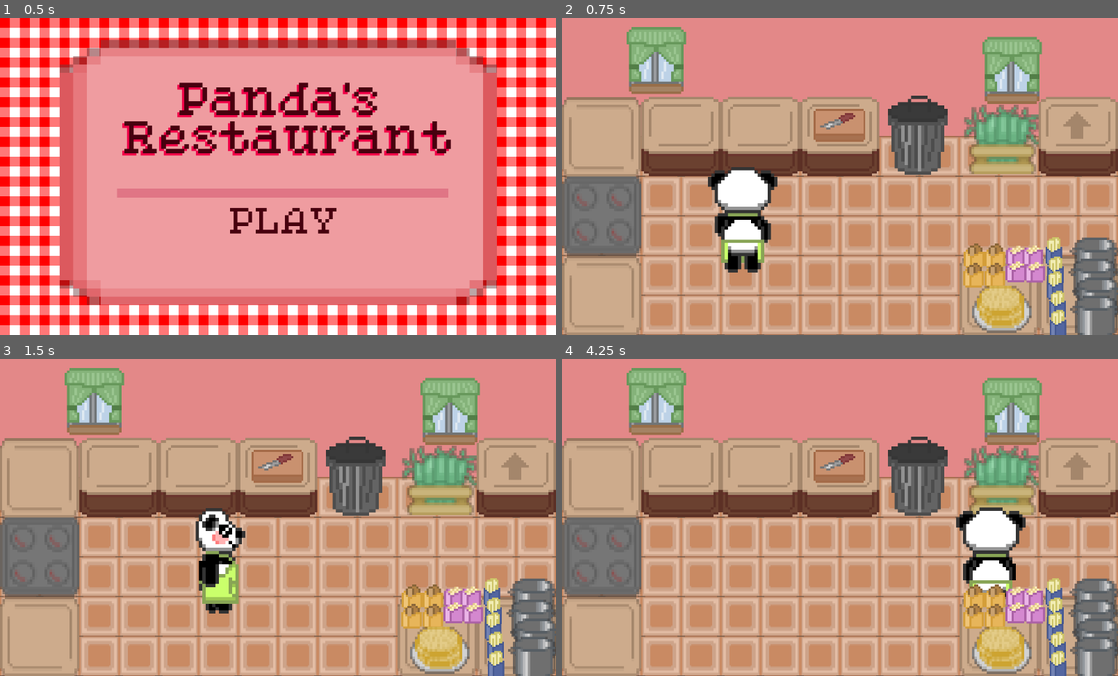
Above: before the commit, frames 1-4 (two rows, left to right).
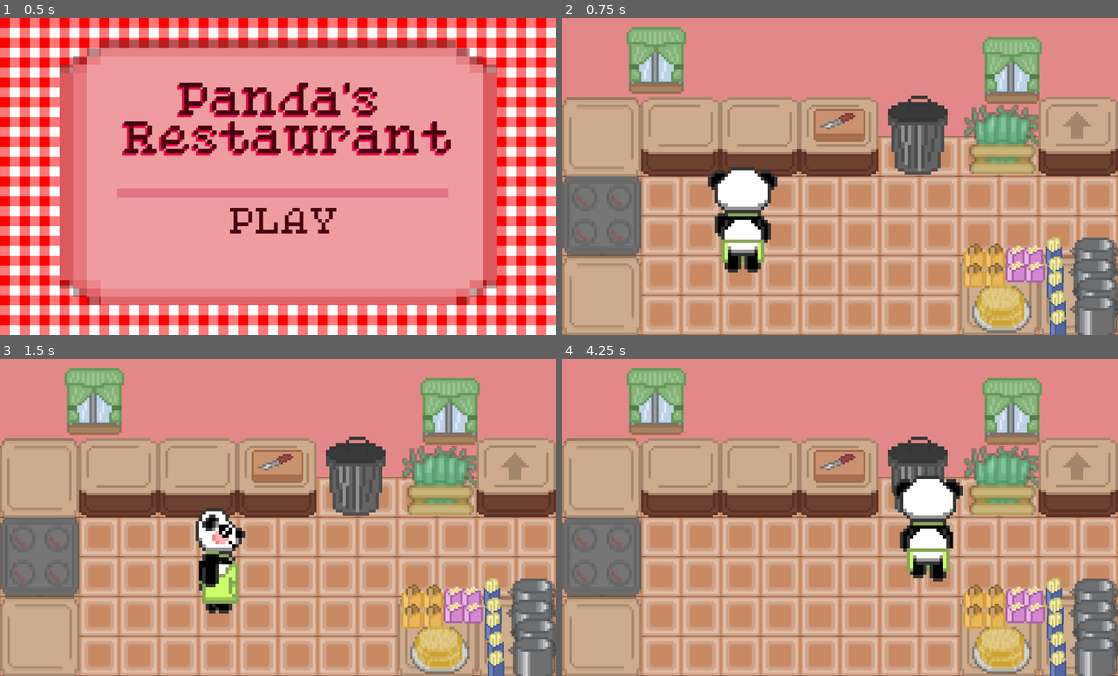
Above: after the commit, the same moments.

Repository: Paulina0612/Pandas_Restaurant
Game: Godot game, scene res://Scenes/Menu.tscn
Same seed, same stepped clock (60 frames per second), same inputs: the game is played once before the commit and once after it.
Inputs:
- Up to frame 1 (0.5 s): no input
- Up to frame 2 (0.75 s): click "PLAY" at 0.5 s
- Up to frame 3 (1.5 s): tap Enter at 1.25 s; hold Right (ui_right) from 1.28 s (still down)
- Up to frame 4 (4.25 s): release Right (ui_right) at 2.03 s; hold Down (ui_down) 2.03-2.78 s; hold Right (ui_right) 2.78-3.53 s; hold Up (ui_up) from 3.53 s (still down)

Frame 1 is identical in both runs. In frame 2, 0.6% of the frame differs, in the area x 14-58%, y 24-51%; in frame 3, 0.7%; in frame 4, 5.9%, in the area x 14-84%, y 24-76%.

Commit message:
Collisions added.

Diff:
--- a/Scenes/Bamboo_Chest.tscn
+++ b/Scenes/Bamboo_Chest.tscn
@@ -1,10 +1,17 @@
-[gd_scene load_steps=2 format=3 uid="uid://dmhe0k0urhbmr"]
+[gd_scene load_steps=3 format=3 uid="uid://dmhe0k0urhbmr"]
 
 [ext_resource type="Texture2D" uid="uid://dm4ltfuj5umdj" path="res://Assets/food/bamboo_chest.png" id="1_yi777"]
 
-[node name="BambooChest" type="Node2D"]
+[sub_resource type="RectangleShape2D" id="RectangleShape2D_yi777"]
+size = Vector2(128, 54)
+
+[node name="BambooChest" type="StaticBody2D"]
 
 [node name="Sprite2D" type="Sprite2D" parent="."]
 texture_filter = 1
 scale = Vector2(6, 6)
 texture = ExtResource("1_yi777")
+
+[node name="CollisionShape2D" type="CollisionShape2D" parent="."]
+position = Vector2(2, -28)
+shape = SubResource("RectangleShape2D_yi777")
--- a/Scenes/Countertop_For_Orders.tscn
+++ b/Scenes/Countertop_For_Orders.tscn
@@ -1,10 +1,17 @@
-[gd_scene load_steps=2 format=3 uid="uid://tmf2nn0tn4mp"]
+[gd_scene load_steps=3 format=3 uid="uid://tmf2nn0tn4mp"]
 
 [ext_resource type="Texture2D" uid="uid://dqi1tthvayxs3" path="res://Assets/kitchen/countertop_for_orders.png" id="1_qs814"]
 
-[node name="CountertopForOrders" type="Node2D"]
+[sub_resource type="RectangleShape2D" id="RectangleShape2D_qs814"]
+size = Vector2(190, 59)
+
+[node name="CountertopForOrders" type="StaticBody2D"]
 
 [node name="Sprite2D" type="Sprite2D" parent="."]
 texture_filter = 1
 scale = Vector2(6, 6)
 texture = ExtResource("1_qs814")
+
+[node name="CollisionShape2D" type="CollisionShape2D" parent="."]
+position = Vector2(0, -30.5)
+shape = SubResource("RectangleShape2D_qs814")
--- a/Scenes/Empty_Countertop.tscn
+++ b/Scenes/Empty_Countertop.tscn
@@ -1,11 +1,18 @@
-[gd_scene load_steps=2 format=3 uid="uid://nu467ahxb11x"]
+[gd_scene load_steps=3 format=3 uid="uid://nu467ahxb11x"]
 
 [ext_resource type="Texture2D" uid="uid://cco1igeexjay5" path="res://Assets/kitchen/countertop.png" id="1_dpeyl"]
 
-[node name="EmptyCountertop" type="Node2D"]
+[sub_resource type="RectangleShape2D" id="RectangleShape2D_2rvn8"]
+size = Vector2(190, 51.5)
+
+[node name="EmptyCountertop" type="StaticBody2D"]
 
 [node name="Contertop" type="Sprite2D" parent="."]
 texture_filter = 1
-position = Vector2(96, 96)
+position = Vector2(-2, 2)
 scale = Vector2(6, 6)
 texture = ExtResource("1_dpeyl")
+
+[node name="CollisionShape2D" type="CollisionShape2D" parent="."]
+position = Vector2(1, -25.75)
+shape = SubResource("RectangleShape2D_2rvn8")
--- a/Scenes/Empty_Countertop_Top.tscn
+++ b/Scenes/Empty_Countertop_Top.tscn
@@ -1,10 +1,17 @@
-[gd_scene load_steps=2 format=3 uid="uid://tclfbiuo6v3o"]
+[gd_scene load_steps=3 format=3 uid="uid://tclfbiuo6v3o"]
 
 [ext_resource type="Texture2D" uid="uid://bqnbqw188i6fj" path="res://Assets/kitchen/countertop_2.png" id="1_kfowd"]
 
-[node name="EmptyCountertopTop" type="Node2D"]
+[sub_resource type="RectangleShape2D" id="RectangleShape2D_kfowd"]
+size = Vector2(191, 152)
+
+[node name="EmptyCountertopTop" type="StaticBody2D"]
 
 [node name="Sprite2D" type="Sprite2D" parent="."]
 texture_filter = 1
 scale = Vector2(6, 6)
 texture = ExtResource("1_kfowd")
+
+[node name="CollisionShape2D" type="CollisionShape2D" parent="."]
+position = Vector2(-0.5, 20)
+shape = SubResource("RectangleShape2D_kfowd")
--- a/Scenes/Level.tscn
+++ b/Scenes/Level.tscn
@@ -69,16 +69,16 @@
 offset_bottom = 40.0
 
 [node name="EmptyCountertop3" parent="Middle/Countertops" instance=ExtResource("4_ienac")]
-position = Vector2(383, 191)
+position = Vector2(480, 286)
 
 [node name="CountertopForOrders" parent="Middle/Countertops" instance=ExtResource("8_5rrr5")]
 position = Vector2(1248, 287)
 
 [node name="EmptyCountertop" parent="Middle/Countertops" instance=ExtResource("4_ienac")]
-position = Vector2(575, 191)
+position = Vector2(671, 286)
 
 [node name="EmptyCountertop2" parent="Middle/Countertops" instance=ExtResource("4_ienac")]
-position = Vector2(192, 191)
+position = Vector2(289, 286)
 
 [node name="EmptyCountertopTop" parent="Middle/Countertops" instance=ExtResource("5_5rrr5")]
 position = Vector2(95, 288)
@@ -196,3 +196,8 @@
 
 [node name="PlateWithTortillas" parent="Foreground/FoodAndPots" instance=ExtResource("16_gs5q7")]
 position = Vector2(1063, 706)
+
+[node name="Area2D" type="StaticBody2D" parent="."]
+
+[node name="CollisionPolygon2D" type="CollisionPolygon2D" parent="Area2D"]
+polygon = PackedVector2Array(0, 0, -2, 769, 1346, 769, 1344, 0, 1404, -90, 1399, 845, -73, 833, -71, -85, 1406, -90, 1348, -2)
--- a/Scenes/Oven.tscn
+++ b/Scenes/Oven.tscn
@@ -1,10 +1,17 @@
-[gd_scene load_steps=2 format=3 uid="uid://b81lvjkm3sckx"]
+[gd_scene load_steps=3 format=3 uid="uid://b81lvjkm3sckx"]
 
 [ext_resource type="Texture2D" uid="uid://j2qastryc4n6" path="res://Assets/kitchen/oven.png" id="1_wr84x"]
 
-[node name="Oven" type="Node2D"]
+[sub_resource type="RectangleShape2D" id="RectangleShape2D_wr84x"]
+size = Vector2(191, 183)
+
+[node name="Oven" type="StaticBody2D"]
 
 [node name="Sprite2D" type="Sprite2D" parent="."]
 texture_filter = 1
 scale = Vector2(6, 6)
 texture = ExtResource("1_wr84x")
+
+[node name="CollisionShape2D" type="CollisionShape2D" parent="."]
+position = Vector2(-0.5, -1.5)
+shape = SubResource("RectangleShape2D_wr84x")
--- a/Scenes/Player.tscn
+++ b/Scenes/Player.tscn
@@ -122,353 +122,11 @@
 "speed": 5.0
 }]
 
-[sub_resource type="Animation" id="Animation_5ixxa"]
-length = 0.001
-tracks/0/type = "value"
-tracks/0/imported = false
-tracks/0/enabled = true
-tracks/0/path = NodePath(".:texture")
-tracks/0/interp = 1
-tracks/0/loop_wrap = true
-tracks/0/keys = {
-"times": PackedFloat32Array(0),
-"transitions": PackedFloat32Array(1),
-"update": 1,
-"values": [ExtResource("1_kyqiw")]
-}
+[sub_resource type="CapsuleShape2D" id="CapsuleShape2D_ulo2v"]
+radius = 76.0
+height = 156.0
 
-[sub_resource type="Animation" id="Animation_dewec"]
-resource_name = "new_animation"
-length = 0.4
-loop_mode = 1
-tracks/0/type = "value"
-tracks/0/imported = false
-tracks/0/enabled = true
-tracks/0/path = NodePath(".:texture")
-tracks/0/interp = 1
-tracks/0/loop_wrap = true
-tracks/0/keys = {
-"times": PackedFloat32Array(0, 0.2),
-"transitions": PackedFloat32Array(1, 1),
-"update": 1,
-"values": [ExtResource("1_kyqiw"), ExtResource("2_gntrk")]
-}
-
-[sub_resource type="AnimationLibrary" id="AnimationLibrary_nn08x"]
-_data = {
-&"RESET": SubResource("Animation_5ixxa"),
-&"new_animation": SubResource("Animation_dewec")
-}
-
-[sub_resource type="Animation" id="Animation_1e7my"]
-length = 0.001
-tracks/0/type = "value"
-tracks/0/imported = false
-tracks/0/enabled = true
-tracks/0/path = NodePath(".:texture")
-tracks/0/interp = 1
-tracks/0/loop_wrap = true
-tracks/0/keys = {
-"times": PackedFloat32Array(0),
-"transitions": PackedFloat32Array(1),
-"update": 1,
-"values": [ExtResource("1_kyqiw")]
-}
-
-[sub_resource type="Animation" id="Animation_o3h8g"]
-resource_name = "new_animation"
-length = 0.4
-loop_mode = 1
-tracks/0/type = "value"
-tracks/0/imported = false
-tracks/0/enabled = true
-tracks/0/path = NodePath(".:texture")
-tracks/0/interp = 1
-tracks/0/loop_wrap = true
-tracks/0/keys = {
-"times": PackedFloat32Array(0, 0.2),
-"transitions": PackedFloat32Array(1, 1),
-"update": 1,
-"values": [ExtResource("4_megsn"), ExtResource("5_yoq75")]
-}
-
-[sub_resource type="AnimationLibrary" id="AnimationLibrary_arntx"]
-_data = {
-&"RESET": SubResource("Animation_1e7my"),
-&"new_animation": SubResource("Animation_o3h8g")
-}
-
-[sub_resource type="Animation" id="Animation_ulo2v"]
-length = 0.001
-tracks/0/type = "value"
-tracks/0/imported = false
-tracks/0/enabled = true
-tracks/0/path = NodePath(".:texture")
-tracks/0/interp = 1
-tracks/0/loop_wrap = true
-tracks/0/keys = {
-"times": PackedFloat32Array(0),
-"transitions": PackedFloat32Array(1),
-"update": 1,
-"values": [ExtResource("5_yoq75")]
-}
-
-[sub_resource type="Animation" id="Animation_lslt6"]
-resource_name = "new_animation"
-length = 0.4
-loop_mode = 1
-tracks/0/type = "value"
-tracks/0/imported = false
-tracks/0/enabled = true
-tracks/0/path = NodePath(".:texture")
-tracks/0/interp = 1
-tracks/0/loop_wrap = true
-tracks/0/keys = {
-"times": PackedFloat32Array(0, 0.2),
-"transitions": PackedFloat32Array(1, 1),
-"update": 1,
-"values": [ExtResource("6_ksbbd"), ExtResource("7_glx4g")]
-}
-
-[sub_resource type="AnimationLibrary" id="AnimationLibrary_1iu4k"]
-_data = {
-&"RESET": SubResource("Animation_ulo2v"),
-&"new_animation": SubResource("Animation_lslt6")
-}
-
-[sub_resource type="Animation" id="Animation_5v66d"]
-length = 0.001
-tracks/0/type = "value"
-tracks/0/imported = false
-tracks/0/enabled = true
-tracks/0/path = NodePath(".:texture")
-tracks/0/interp = 1
-tracks/0/loop_wrap = true
-tracks/0/keys = {
-"times": PackedFloat32Array(0),
-"transitions": PackedFloat32Array(1),
-"update": 1,
-"values": [ExtResource("7_glx4g")]
-}
-
-[sub_resource type="Animation" id="Animation_m0x7a"]
-resource_name = "new_animation"
-length = 0.4
-loop_mode = 1
-tracks/0/type = "value"
-tracks/0/imported = false
-tracks/0/enabled = true
-tracks/0/path = NodePath(".:texture")
-tracks/0/interp = 1
-tracks/0/loop_wrap = true
-tracks/0/keys = {
-"times": PackedFloat32Array(0, 0.2),
-"transitions": PackedFloat32Array(1, 1),
-"update": 1,
-"values": [ExtResource("1_bhhdu"), ExtResource("8_miouo")]
-}
-
-[sub_resource type="AnimationLibrary" id="AnimationLibrary_x63xi"]
-_data = {
-&"RESET": SubResource("Animation_5v66d"),
-&"new_animation": SubResource("Animation_m0x7a")
-}
-
-[sub_resource type="Animation" id="Animation_qidb7"]
-length = 0.001
-tracks/0/type = "value"
-tracks/0/imported = false
-tracks/0/enabled = true
-tracks/0/path = NodePath(".:texture")
-tracks/0/interp = 1
-tracks/0/loop_wrap = true
-tracks/0/keys = {
-"times": PackedFloat32Array(0),
-"transitions": PackedFloat32Array(1),
-"update": 1,
-"values": [ExtResource("1_bhhdu")]
-}
-
-[sub_resource type="Animation" id="Animation_i2e8t"]
-resource_name = "new_animation"
-length = 0.4
-loop_mode = 1
-tracks/0/type = "value"
-tracks/0/imported = false
-tracks/0/enabled = true
-tracks/0/path = NodePath(".:texture")
-tracks/0/interp = 1
-tracks/0/loop_wrap = true
-tracks/0/keys = {
-"times": PackedFloat32Array(0, 0.2),
-"transitions": PackedFloat32Array(1, 1),
-"update": 1,
-"values": [ExtResource("9_glx4g"), ExtResource("10_miouo")]
-}
-
-[sub_resource type="AnimationLibrary" id="AnimationLibrary_70hv0"]
-_data = {
-&"RESET": SubResource("Animation_qidb7"),
-&"new_animation": SubResource("Animation_i2e8t")
-}
-
-[sub_resource type="Animation" id="Animation_u7x0b"]
-length = 0.001
-tracks/0/type = "value"
-tracks/0/imported = false
-tracks/0/enabled = true
-tracks/0/path = NodePath(".:texture")
-tracks/0/interp = 1
-tracks/0/loop_wrap = true
-tracks/0/keys = {
-"times": PackedFloat32Array(0),
-"transitions": PackedFloat32Array(1),
-"update": 1,
-"values": [ExtResource("1_bhhdu")]
-}
-
-[sub_resource type="Animation" id="Animation_8flut"]
-resource_name = "new_animation"
-length = 0.4
-loop_mode = 1
-tracks/0/type = "value"
-tracks/0/imported = false
-tracks/0/enabled = true
-tracks/0/path = NodePath(".:texture")
-tracks/0/interp = 1
-tracks/0/loop_wrap = true
-tracks/0/keys = {
-"times": PackedFloat32Array(0, 0.2),
-"transitions": PackedFloat32Array(1, 1),
-"update": 1,
-"values": [ExtResource("11_o3h8g"), ExtResource("12_1e7my")]
-}
-
-[sub_resource type="AnimationLibrary" id="AnimationLibrary_utwlt"]
-_data = {
-&"RESET": SubResource("Animation_u7x0b"),
-&"new_animation": SubResource("Animation_8flut")
-}
-
-[sub_resource type="Animation" id="Animation_bhhdu"]
-length = 0.001
-tracks/0/type = "value"
-tracks/0/imported = false
-tracks/0/enabled = true
-tracks/0/path = NodePath(".:texture")
-tracks/0/interp = 1
-tracks/0/loop_wrap = true
-tracks/0/keys = {
-"times": PackedFloat32Array(0),
-"transitions": PackedFloat32Array(1),
-"update": 1,
-"values": [ExtResource("1_bhhdu")]
-}
-
-[sub_resource type="Animation" id="Animation_kih0c"]
-resource_name = "new_animation"
-length = 0.4
-loop_mode = 1
-tracks/0/type = "value"
-tracks/0/imported = false
-tracks/0/enabled = true
-tracks/0/path = NodePath(".:texture")
-tracks/0/interp = 1
-tracks/0/loop_wrap = true
-tracks/0/keys = {
-"times": PackedFloat32Array(0, 0.2),
-"transitions": PackedFloat32Array(1, 1),
-"update": 1,
-"values": [ExtResource("13_o3h8g"), ExtResource("14_1e7my")]
-}
-
-[sub_resource type="AnimationLibrary" id="AnimationLibrary_lyrkg"]
-_data = {
-&"RESET": SubResource("Animation_bhhdu"),
-&"new_animation": SubResource("Animation_kih0c")
-}
-
-[sub_resource type="Animation" id="Animation_megsn"]
-length = 0.001
-tracks/0/type = "value"
-tracks/0/imported = false
-tracks/0/enabled = true
-tracks/0/path = NodePath(".:texture")
-tracks/0/interp = 1
-tracks/0/loop_wrap = true
-tracks/0/keys = {
-"times": PackedFloat32Array(0),
-"transitions": PackedFloat32Array(1),
-"update": 1,
-"values": [ExtResource("1_bhhdu")]
-}
-
-[sub_resource type="Animation" id="Animation_c43xd"]
-resource_name = "new_animation"
-length = 0.4
-loop_mode = 1
-tracks/0/type = "value"
-tracks/0/imported = false
-tracks/0/enabled = true
-tracks/0/path = NodePath(".:texture")
-tracks/0/interp = 1
-tracks/0/loop_wrap = true
-tracks/0/keys = {
-"times": PackedFloat32Array(0, 0.2),
-"transitions": PackedFloat32Array(1, 1),
-"update": 1,
-"values": [ExtResource("15_arntx"), ExtResource("16_lslt6")]
-}
-
-[sub_resource type="AnimationLibrary" id="AnimationLibrary_avx33"]
-_data = {
-&"RESET": SubResource("Animation_megsn"),
-&"new_animation": SubResource("Animation_c43xd")
-}
-
-[sub_resource type="Animation" id="Animation_yoq75"]
-length = 0.001
-tracks/0/type = "value"
-tracks/0/imported = false
-tracks/0/enabled = true
-tracks/0/path = NodePath(".:texture")
-tracks/0/interp = 1
-tracks/0/loop_wrap = true
-tracks/0/keys = {
-"times": PackedFloat32Array(0),
-"transitions": PackedFloat32Array(1),
-"update": 1,
-"values": [ExtResource("1_bhhdu")]
-}
-
-[sub_resource type="Animation" id="Animation_rxg2u"]
-resource_name = "new_animation"
-length = 0.6
-loop_mode = 1
-tracks/0/type = "value"
-tracks/0/imported = false
-tracks/0/enabled = true
-tracks/0/path = NodePath(".:texture")
-tracks/0/interp = 1
-tracks/0/loop_wrap = true
-tracks/0/keys = {
-"times": PackedFloat32Array(0, 0.3),
-"transitions": PackedFloat32Array(1, 1),
-"update": 1,
-"values": [ExtResource("17_ulo2v"), ExtResource("18_1iu4k")]
-}
-
-[sub_resource type="AnimationLibrary" id="AnimationLibrary_xixlo"]
-_data = {
-&"RESET": SubResource("Animation_yoq75"),
-&"new_animation": SubResource("Animation_rxg2u")
-}
-
-[sub_resource type="CapsuleShape2D" id="CapsuleShape2D_ulo2v"]
-radius = 41.5
-height = 252.0
-
-[node name="Player" type="Area2D"]
+[node name="Player" type="CharacterBody2D"]
 script = ExtResource("1_1iu4k")
 
 [node name="AnimatedSprite2D" type="AnimatedSprite2D" parent="."]
@@ -478,51 +136,6 @@
 sprite_frames = SubResource("SpriteFrames_1iu4k")
 animation = &"cutting"
 
-[node name="Walk_Down" type="AnimationPlayer" parent="AnimatedSprite2D"]
-libraries = {
-&"": SubResource("AnimationLibrary_nn08x")
-}
-
-[node name="Walk_Up" type="AnimationPlayer" parent="AnimatedSprite2D"]
-libraries = {
-&"": SubResource("AnimationLibrary_arntx")
-}
-
-[node name="Walk_Right" type="AnimationPlayer" parent="AnimatedSprite2D"]
-libraries = {
-&"": SubResource("AnimationLibrary_1iu4k")
-}
-
-[node name="Walk_Left" type="AnimationPlayer" parent="AnimatedSprite2D"]
-libraries = {
-&"": SubResource("AnimationLibrary_x63xi")
-}
-
-[node name="Walk_Carrying_Down" type="AnimationPlayer" parent="AnimatedSprite2D"]
-libraries = {
-&"": SubResource("AnimationLibrary_70hv0")
-}
-
-[node name="Walk_Carrying_Up" type="AnimationPlayer" parent="AnimatedSprite2D"]
-libraries = {
-&"": SubResource("AnimationLibrary_utwlt")
-}
-
-[node name="Walk_Carrying_Right" type="AnimationPlayer" parent="AnimatedSprite2D"]
-libraries = {
-&"": SubResource("AnimationLibrary_lyrkg")
-}
-
-[node name="Walk_Carrying_Left" type="AnimationPlayer" parent="AnimatedSprite2D"]
-libraries = {
-&"": SubResource("AnimationLibrary_avx33")
-}
-
-[node name="Cutting" type="AnimationPlayer" parent="AnimatedSprite2D"]
-libraries = {
-&"": SubResource("AnimationLibrary_xixlo")
-}
-
 [node name="CollisionShape2D" type="CollisionShape2D" parent="."]
-position = Vector2(6, 0)
+position = Vector2(1, 0)
 shape = SubResource("CapsuleShape2D_ulo2v")
--- a/Scenes/Trash_can.tscn
+++ b/Scenes/Trash_can.tscn
@@ -1,10 +1,17 @@
-[gd_scene load_steps=2 format=3 uid="uid://d0qs303yx8juo"]
+[gd_scene load_steps=3 format=3 uid="uid://d0qs303yx8juo"]
 
 [ext_resource type="Texture2D" uid="uid://dee67wldutmw3" path="res://Assets/kitchen/trash_can.png" id="1_fcl2b"]
 
-[node name="TrashCan" type="Node2D"]
+[sub_resource type="RectangleShape2D" id="RectangleShape2D_fcl2b"]
+size = Vector2(118, 80)
+
+[node name="TrashCan" type="StaticBody2D"]
 
 [node name="Sprite2D" type="Sprite2D" parent="."]
 texture_filter = 1
 scale = Vector2(8, 8)
 texture = ExtResource("1_fcl2b")
+
+[node name="CollisionShape2D" type="CollisionShape2D" parent="."]
+position = Vector2(-3, -41)
+shape = SubResource("RectangleShape2D_fcl2b")
--- a/Scenes/player.gd
+++ b/Scenes/player.gd
@@ -1,4 +1,4 @@
-extends Area2D
+extends CharacterBody2D
 
 @export var speed = 400 # How fast the player will move (pixels/sec).
 var screen_size # Size of the game window.
@@ -11,46 +11,48 @@
 
 
 # Called every frame. 'delta' is the elapsed time since the previous frame.
-func _process(delta):
+func _process(_delta):
 	check_if_cutting()
 
 	if !if_cutting:
-		var velocity = Vector2.ZERO # The player's movement vector.
+		var panda_velocity = Vector2.ZERO # The player's movement vector.
 		if Input.is_action_pressed("ui_right"):
-			velocity.x += 1
+			panda_velocity.x += 1
 		if Input.is_action_pressed("ui_left"):
-			velocity.x -= 1
+			panda_velocity.x -= 1
 		if Input.is_action_pressed("ui_down"):
-			velocity.y += 1
+			panda_velocity.y += 1
 		if Input.is_action_pressed("ui_up"):
-			velocity.y -= 1
+			panda_velocity.y -= 1
 
-		if velocity.length() > 0:
-			velocity = velocity.normalized() * speed
+		if panda_velocity.length() > 0:
+			panda_velocity = panda_velocity.normalized() * speed
 			$AnimatedSprite2D.play()
 		else:
 			$AnimatedSprite2D.stop()
 
-		position += velocity * delta
-		position = position.clamp(Vector2.ZERO, screen_size)
+		#position += panda_velocity * delta
+		#position = position.clamp(Vector2.ZERO, screen_size)
+		velocity=panda_velocity
+		move_and_slide()
 
 		if !if_carrying:
-			if velocity.x > 0:
+			if panda_velocity.x > 0:
 				$AnimatedSprite2D.animation = "walk_right"
-			elif velocity.x < 0:
+			elif panda_velocity.x < 0:
 				$AnimatedSprite2D.animation = "walk_left"
-			elif velocity.y < 0:
+			elif panda_velocity.y < 0:
 				$AnimatedSprite2D.animation = "walk_up"
-			elif velocity.y > 0:
+			elif panda_velocity.y > 0:
 				$AnimatedSprite2D.animation = "walk_down"
 		else:
-			if velocity.x > 0:
+			if panda_velocity.x > 0:
 				$AnimatedSprite2D.animation = "walk_right_carrying"
-			elif velocity.x < 0:
+			elif panda_velocity.x < 0:
 				$AnimatedSprite2D.animation = "walk_left_carrying"
-			elif velocity.y < 0:
+			elif panda_velocity.y < 0:
 				$AnimatedSprite2D.animation = "walk_up_carrying"
-			elif velocity.y > 0:
+			elif panda_velocity.y > 0:
 				$AnimatedSprite2D.animation = "walk_down_carrying"
 	else:
 		$AnimatedSprite2D.animation = "cutting"
@@ -58,9 +60,3 @@
 
 func check_if_cutting():
 	pass
-
-
-func start(pos):
-	position = pos
-	show()
-	$CollisionShape2D.disabled = false
Not shown: 1 places in Scenes/Player.tscn that only renumber resources
